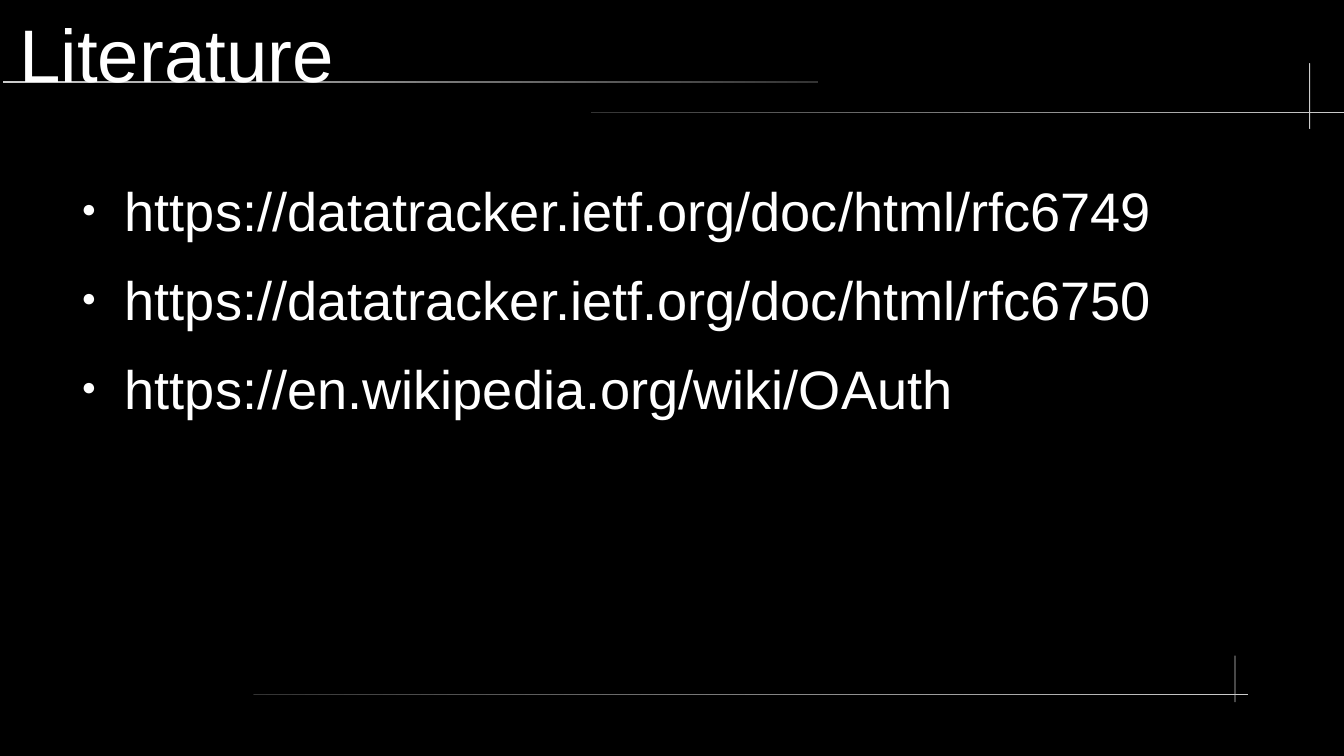
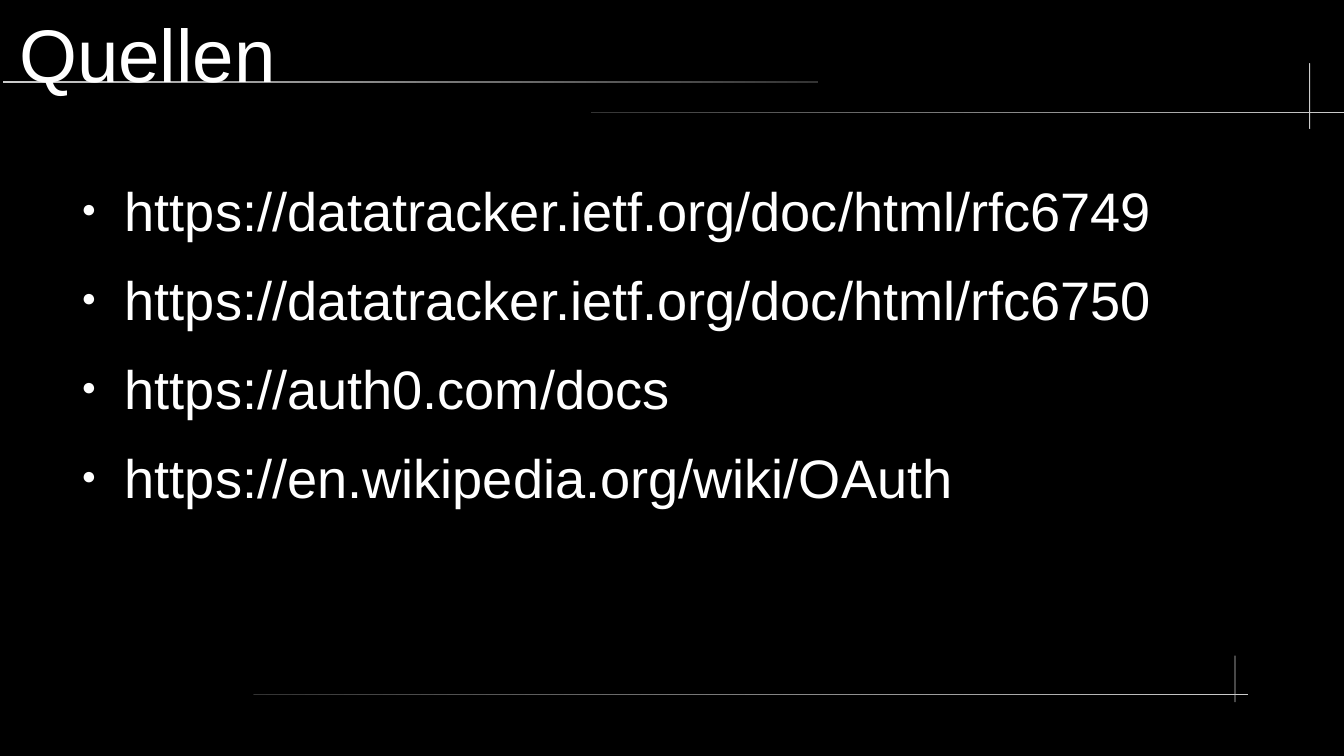
Before and after one commit to nkilders/e-portfolio-oauth2, a slide deck: slide 17 of presentation/OAuth2.odp (slide 9 before the commit). Drawn at 1344x756 pixels with LibreOffice and Linux fonts; fonts in the diff are those of the drawing. Boxes give left, top, right and bottom in pixels: in the first picture for what was removed or moved away, otherwise in the second. Text is boxed around its words. In the diff, an @@ line names an element or a change of style, - is before the commit and + after.

```diff
--- a/presentation/OAuth2.odp
+++ b/presentation/OAuth2.odp
@@ title at box(19, 28, 276, 96): text changed @@
-Literature
+Quellen
@@ text at box(125, 369, 670, 418): paragraph added @@
+● https://auth0.com/docs
```
Also in this commit, not shown: 3 other slides changed, 9 slides added, 1 slide removed, 6 other files.
